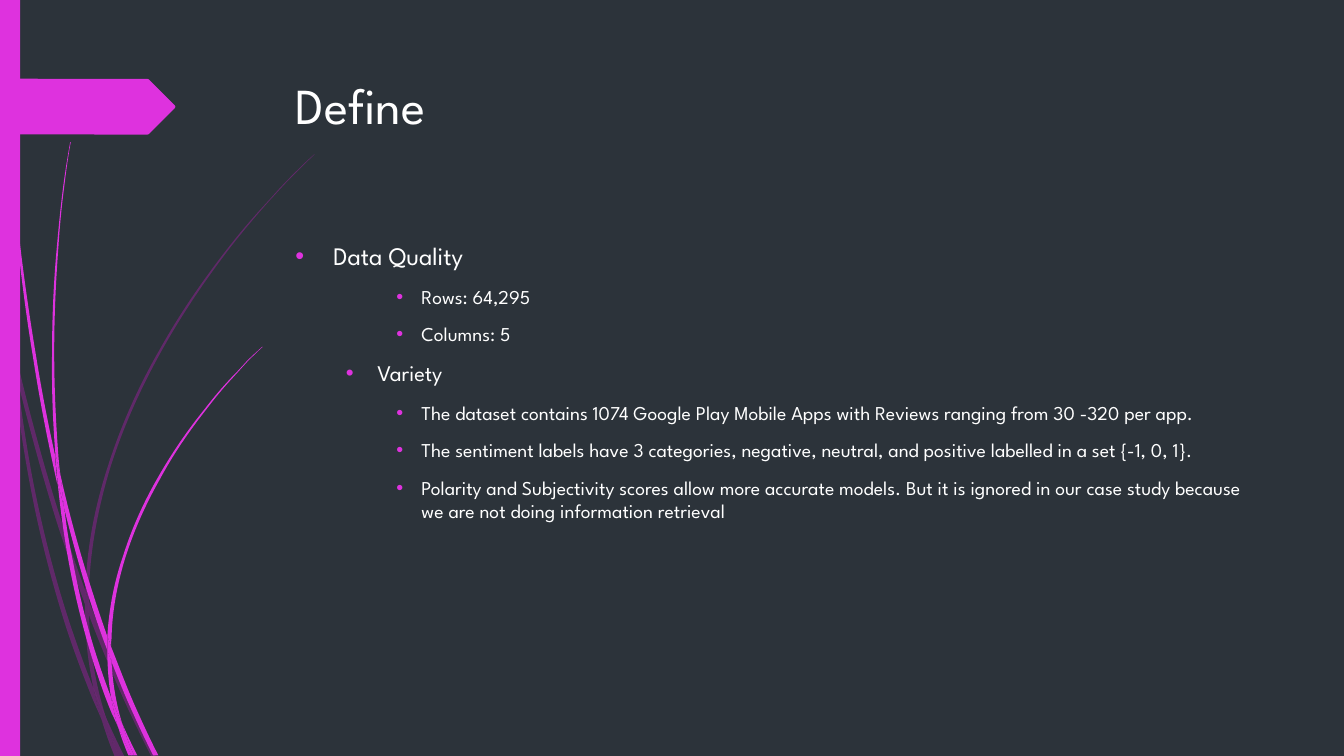
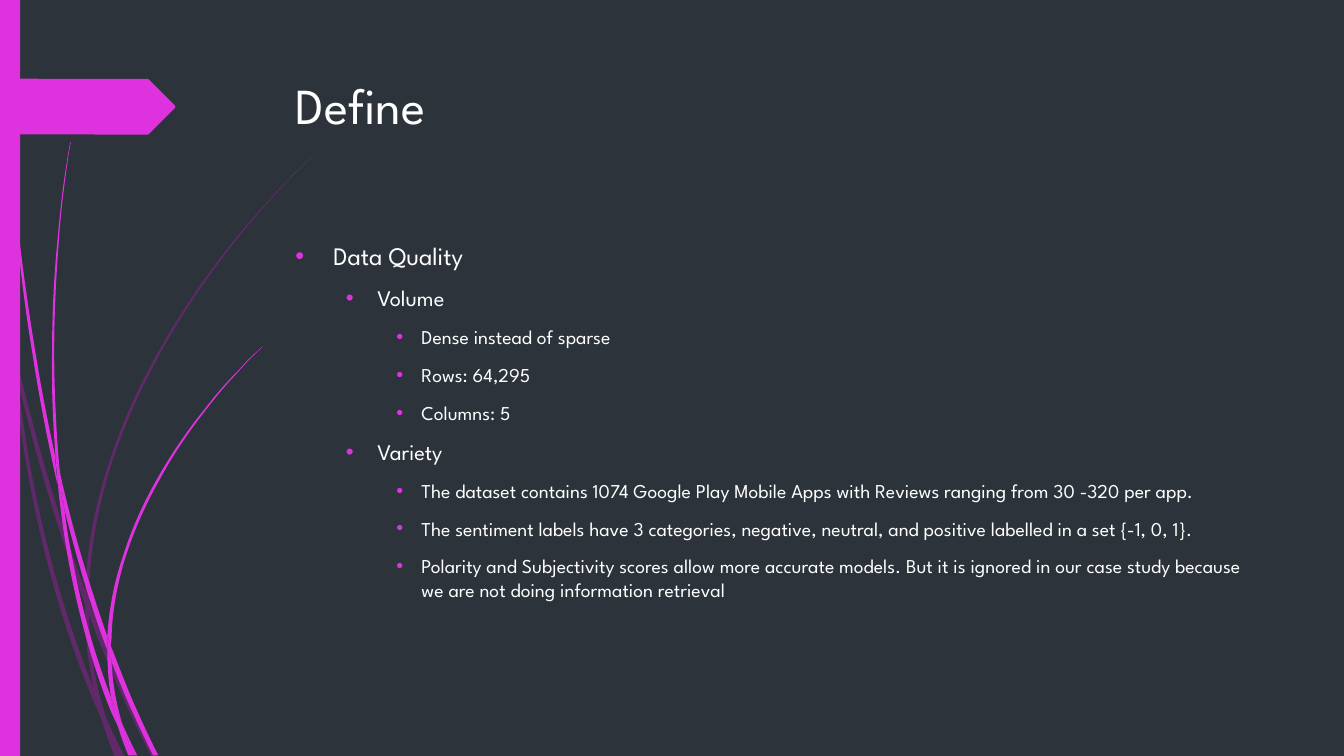
Before and after one commit to isaackarwailow/capstone-project, a slide deck: slide 8 of Capstone Project 2021.pptx. Drawn at 1344x756 pixels with LibreOffice and Linux fonts; fonts in the diff are those of the drawing. Boxes give left, top, right and bottom in pixels: in the first picture for what was removed or moved away, otherwise in the second. Text is boxed around its words. In the diff, an @@ line names an element or a change of style, - is before the commit and + after.

```diff
--- a/Capstone Project 2021.pptx
+++ b/Capstone Project 2021.pptx
@@ text at (x1=377, y1=290, x2=610, y2=348): paragraphs added @@
+  • Volume
+    • Dense instead of sparse
```
Also in this commit, not shown: 1 other slide changed, 1 slide added.
